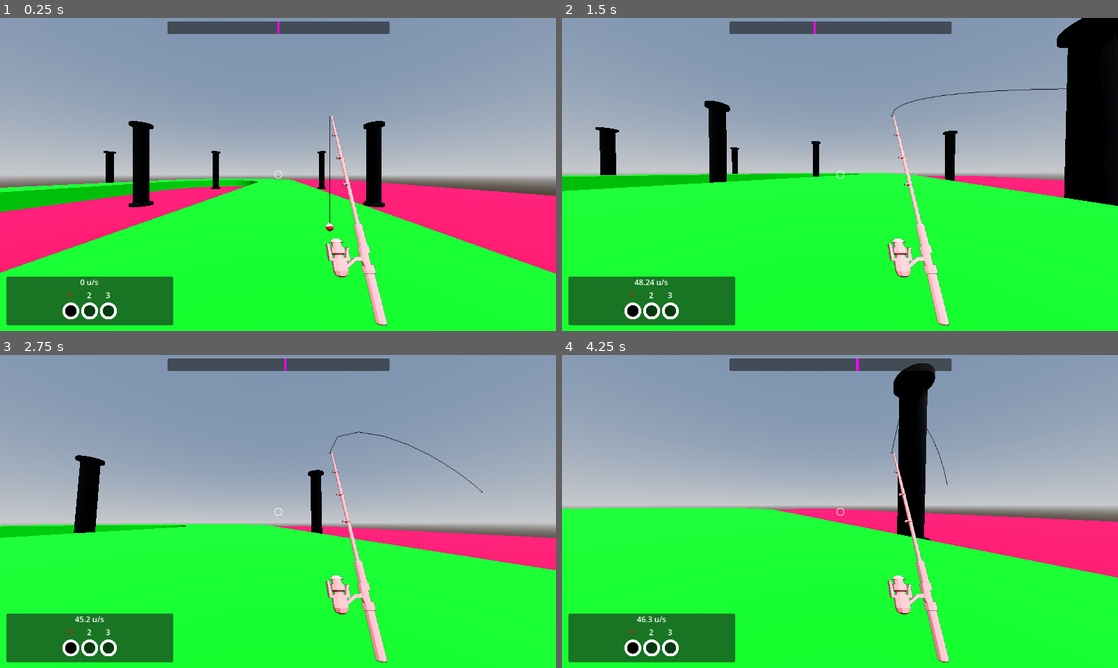
Above: before the commit, frames 1-4 (two rows, left to right).
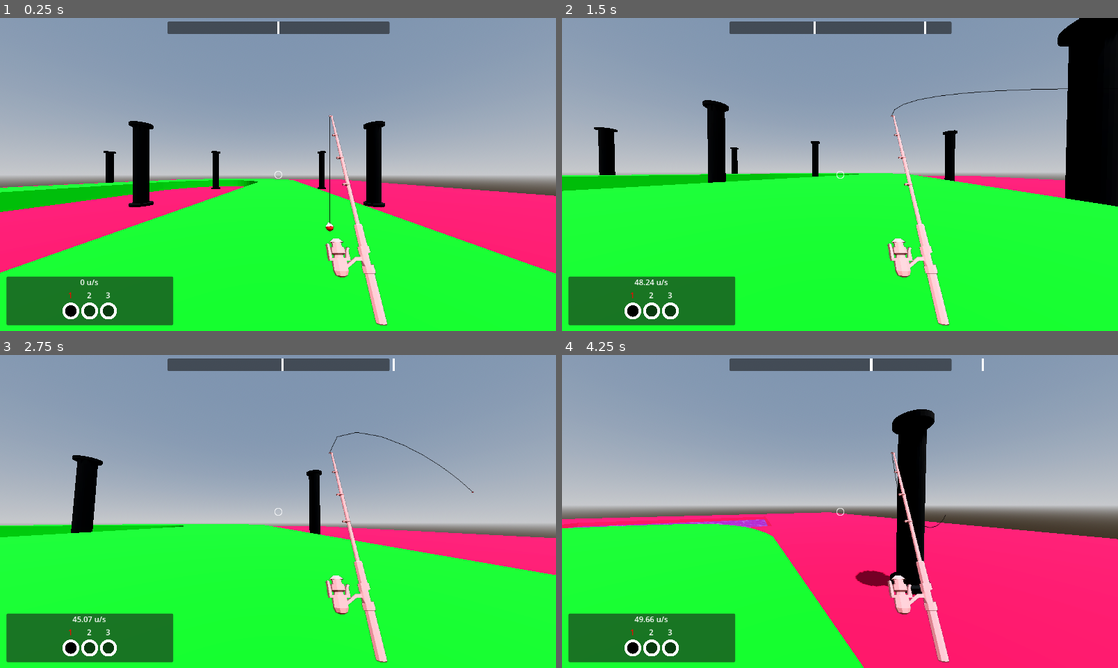
Above: after the commit, the same moments.

Repository: Spacebear9/fishing-project
Game: Godot game, scene res://scenes/script_test.tscn
Two runs of this game, one before a commit and one after it. Both use one fixed random seed, a clock stepped at 60 frames per second and the inputs below.
Inputs (mouse positions are in pixels of both pictures, inside the frame that each line leads up to):
- Up to frame 1 (0.25 s): no input
- Up to frame 2 (1.5 s): tap Enter at 0.5 s; move the mouse to (867, 174) at 0.52 s; hold W (movement_forward) from 0.53 s (still down); click (867, 174) at 0.6 s; tap Space (movement_jump) at 0.77 s; move the mouse to (812, 174) at 1.27 s; click (812, 174) at 1.35 s
- Up to frame 3 (2.75 s): keep holding W (movement_forward); tap Space (movement_jump) at 1.52 s; move the mouse to (289, 505) at 2.02 s; click (289, 505) at 2.1 s
- Up to frame 4 (4.25 s): keep holding W (movement_forward); move the mouse to (834, 517) at 2.77 s; click (834, 517) at 2.85 s; tap Space (movement_jump) at 3.02, 3.77 s; move the mouse to (878, 514) at 3.52 s; click (878, 514) at 3.6 s

The runs differ from the first frame. In frame 1, less than 0.1% of the frame differs, in the area x 49-51%, y 1-6%; in frame 2, 0.4%; in frame 3, 1.1%; in frame 4, 25%, in the area x 0-100%, y 1-100%.

Commit message:
broken compass
half broke the compass need to fix tomorrow

Diff:
--- a/misc scripts/auto.gd
+++ b/misc scripts/auto.gd
@@ -1,5 +1,5 @@
 extends Node3D
-const gravity = 2
+const gravity = 3
 var root
 
 func _ready():
--- a/scenes/player/compass.gd
+++ b/scenes/player/compass.gd
@@ -4,13 +4,23 @@
 
 #var c1= ColorRect.new()
 var c1c = 0
+var c2c = 0
 var t1 = TextureRect.new()
+var t2 = TextureRect.new()
 
 func _ready():
-	t1.texture = GradientTexture2D.new()
+	var gra = Gradient.new()
+	gra.set_color(0,Color.WHITE)
+	var tex = GradientTexture1D.new()
+	tex.gradient = gra
+	t1.texture = tex
+	t2.texture = tex
+	t2.set_anchors_and_offsets_preset(PRESET_FULL_RECT,Control.PRESET_MODE_MINSIZE,0)
 	t1.set_anchors_and_offsets_preset(PRESET_FULL_RECT,Control.PRESET_MODE_MINSIZE,0)
 	t1.expand_mode = TextureRect.EXPAND_IGNORE_SIZE
+	t2.expand_mode = TextureRect.EXPAND_IGNORE_SIZE
 	add_child(t1)
+	add_child(t2)
 	#add_child(c1)
 	#c1.set_anchors_preset(Control.PRESET_FULL_RECT)
 	#c1.text = "a"
@@ -23,8 +33,12 @@
 func _process(delta):
 	pass
 	c1c = -(((player.lateral_vel.angle()+PI)-(player.wish_vec.angle()+PI))/PI)+0.5
+	c2c = -(((player.lateral_vel.angle()+PI)-(Vector2(cos(-player.global_rotation.y),sin(-player.global_rotation.y)).angle()+PI))/PI)+0.5
+
 	print(rad_to_deg(player.lateral_vel.angle())+180)
 	t1.anchor_left = c1c - 0.005
 	t1.anchor_right = c1c + 0.005
+	t2.anchor_left = c2c - 0.005
+	t2.anchor_right = c2c + 0.005
 	#c1.anchor_left = 0
 	#c1.anchor_right = 1
--- a/scenes/player/player.gd
+++ b/scenes/player/player.gd
@@ -16,7 +16,7 @@
 #camera strafe roll strength
 var strafe_factor = .07
 #jump strength
-const jump_strength = 50
+const jump_strength = 60
 
 var lateral_vel
 var input_vec = Vector2.ZERO
